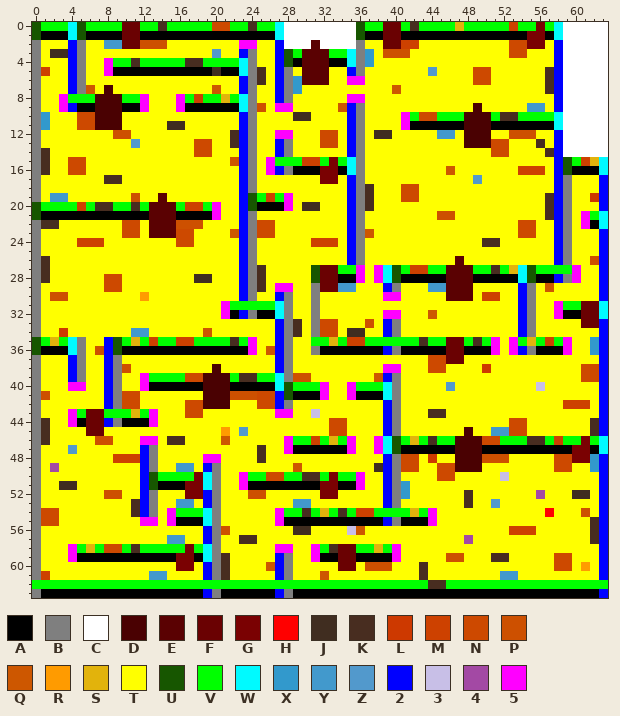
A pixel-art sprite gets an edit: graphics/map1.png. The picture above was drawn from the file before the commit.
The file is 64x64 pixels. Colours within 5 levels of each other are drawn and written as one.
Palette (. is transparent): A #000000  B #7f7f7f  C #ffffff  D #4a0102  E #5a0102  F #6a0102  G #7a0102  H #ff0000  J #402d20  K #482d20  L #cd3900  M #cd4100  N #cd4900  P #cd5000  Q #cd5700  R #ff9b00  S #e2b30c  T #ffff00  U #175600  V #00ff00  W #00faff  X #3299cc  Y #4299cc  Z #5299cc  2 #0000ff  3 #c8bfe7  4 #a349a4  5 #ff00ff
Pixels before (only the part around the change), first column x 0:
 0 UVVVWUVVVVFFVVKVVVVVNNVVKVVWCCCCCCCCUVVFFVKVVVVSVVVVVMVVGVWCCCC
 1 UAAAWUAAAAFFAAAAAAAAAAAAAAAWCCCCCCCCUAAFFAAAAAAAAAAAAAAGGAWCCCC
 2 BTTT2BTTYYFFPPPTTTTTTTT55TT2CCCECCCCBTTFFMMTTTTTTTTTTNNGGT2CCCC
 3 BTJJ2BTTTTTTTTTTTTTTZTT2BTT2UVEEEVVWBXTPPPTTTTTTTTTTTNNTTT2CCCC
 4 BTTT2BTT5VVKVVVVVKKVVVVWBTT2UAEEEAAWBXTTTTTTTTTTTTTTTTTTTT2CCCC
 5 BMTT2BTT5AAAAAAAAAAAJAAWBKT2BTEEETT2BTTTTTTTZTTTTNNTTTTTTK2CCCC
 6 BTTT2BTTTTTTTTTTTTTTTTT2BKT2BXEEETT55TTTTTTTTTTTTNNTTTTTTK2CCCC
 7 BTTT2BQTDTTTTTTTTTTTQTT2BTT2BXTTTTTTTTTTQTTTTTTTTTTTTTTTTK2CCCC
 8 BTT5VVVDDDVV5TTT5VMVVSVWBTT2BTTTTTT55TTTTTTTTTTTTTTTTTTTTT2CCCC
 9 BTT52AADDDAA5TTT5AAAAAAWBPT55TTTTTQ2BTTTTTTTTTTTTDTTTTTYYT2CCCC
10 BXTTTNNDDDTTTTTTTTTTTTT2BTTTTJJTTTT2BTTTT5VNNVVVDDDVKKVVVVWCCCC
11 BXTTTNNDDDTTTTTJJTTTTTT2BTTTTTTTTTT2BTTTT5AAAAAADDDAAAAAAAWCCCC
12 BTTTTTTTTPPTTTTTTTTTTTK2BTT55TTTNNT2BTJJTTTTTYYTDDDTTPPPTT2CCCC
13 BTTTTTTTTTTZTTTTTTNNTTK2BTT2BTTTNNT2BTTTTTTTTTTTDDDNNTTTKT2CCCC
14 BKTTTTTTTTTTTTTTTTNNTTT2BTT2BTTTTTT2BTTTTTTTTTTTTTTNNTTTTK2CCCC
15 BKTTNNTTTTTTTTTTTTTTTTQ2BT5VVVMMVGVWBTTTTTTTTTTTTTTTTTTTTT2UVMS
16 BKTTNNTTTTTTTTTTTTTTTTT2BT52BAAAGGAWBTTTTTTTTTQTTTTTTTMMMT2UAAA
17 BTTTTTTTKKTTTTTTTTTTTTT2BTTTTTTTGGT2BTTTTTTTTTTTTZTTTTTTTT2BTTT
18 BTTTTTTTTTTTTTTTTTTTTTT2BTTTTTTTTTT2BKTTTNNTTTTTTTTTTTTTTT2BTTT
19 BTYYTTTTTTTPTTETTTTTTTT2UVMV5TTTTTT2BKTTTNNTTTTTTTTTTTTTTK2BTTL
20 UVVVVMVKKVVKVEEEVMMV5TT2UAAA5TJJTTT2BKTTTTTTTTTTTTTTTTTTTK2BTTT
21 UAAAAAAAAAAAAEEEAAAA5TT2BTTTTTTTTTT2BTTTTTTTTPPTTTTTTTTTTK2BT5V
22 BKKTTTTTTTNNTEEEPPPTTTT2BNNTTTTTTTT2BTTTTTTTTTTTTTTTTTNNTT2BT5A
23 BTTTTTTTTTNNTEEENNTTTTQ2BNNTTTTTTTT2BQTTTTTTTTTTTTTTTTNNTT2BTTT
24 BTTTTMMMTTTTTTTTNNTTTTT2BTTTTTTMMMT2BTTTTTTTTTTTTTKKTTTTTT2BTTT
25 BTTTTTTTTTTTTTTTTTTTTTT2BTTTTTTTTTT2BTTTTTTTTTTTTTTTTTTTTT2BTTT
26 BKTTTTTTTTTTTTTTTTTTTTT2BTTTTTTTTTT2BTTTTTTTTTTETTTTTTTTTT2BTTP
27 BKTTTTTTTTTTTTTTTTTTTTT2BKTTTTTUFFVV5T5WUVMMVVEEEVVKVSWUVVVV5TT
28 BKTTTTTTNNTTTTTTTTJJTTT2BKTTTTTUFFAA5T5WUAAAAAEEEAAAAAWUAA2B5TT
29 BTTTTTTTNNTTTTTTTTTTTTT2BKT55TTBFFYYTTT2BTTTYYEEETTTTT2BTQTTTTT
30 BTPPTTTTTTTTRTTTTTTTTTT2BTT2BTTBTTTTTTT55TTTTTEEETMMTT2BTTTTTTT
31 BTTTTTTTTTTTTTTTTTTTT5VVVVVWBTTBTTTTTTTTTTTTTTTTTTTTTT2BTT5VVFF
32 BTTTTTTTTTTTTTTTTTTTT5A2BAAWBTTBTTTTTTT55TTTQTTTTTTTTT2BTT5AAFF
33 BTTTTTTTTTTTTTTTTTTTTTTTTTT2BKTBNNTTTPT2BTTTTTTTTTTTTT2BTTTTTFF
34 BTTLTTTTTTTYYTTTTTTQTTTTTTT2BKTBNNTJJTT2BTTTTTTTTTTTTT2BTTTTTTT
35 UVSVWBTT2UVSVMVVMMVVVVKV5TT2BTTVVSVMMVVVVVVKVVFFVKV5T5VSVMV5TTX
36 UAAAWBTP2UAAAAAAAAAAAAAA5TQ2BTTBAAAAAAA2BAAAAAFFAAA5T52BAAA5TTX
37 BTTT2BTT2BTTTTTTTTTTTTTTTTT2BTTTTTTTTTTTTTTTNNFFTTTTTTTTTTTTTTT
38 BTTT2BTT2BPTTTTTTTTTDTTTTTT2BTTTTTTTTTT55TTTNNTTTTLTTTTTTTTTTNN
39 BTTT2BTT2BTT5VVVVNNDDDVKKVVWBPPTTTTTTTQ2BTTTTTTTTTTTTTTTTTTTTNN
40 BTTT55TT2BTT5AAAAAADDDAAAAAWUVVV5TT5VVVWBTTTTTZTTTTTTTTT3TTTTTT
41 BPTTTTTT2BNNTTTTTTTDDDPPPNN2UAAA5TT5AAAWBTTTTTTTTTTTTTTTTTTTTTT
42 BTTTTTTT2BNNTTTTTNNDDDTTTNN2BTTTTTTTTTT2BTTTTTTTTTTTTTTTTTTMMMT
43 BTTT5VFFVVVSV5TTTNNTTTTTTTT55TT3TTTTTTT2BTTTKKTTTTTTTTTTTTTTTTT
44 BKTT5AFF2BAAA5TTTTTTTTTTTTTTTTTTTNNTTTT2BTTTTTTTTTTTTNNTTTTTTTK
45 BKTTTTFFTTTTTTTTTTTTTRTZTTTTTTTTTNNTTTT2BTTTTTTTDTTYYNNTTTTTTTK
46 BKTTTTTPPTTT55TKKTTTTQTTTTTT5VVMVSV5TT5WUVSVKVVDDDNNVVVKKVMVVGV
47 BTTTZTTTTTTT2BTTTTTTTTTTTKTT5AAAAAA5TT5WUAAAAAADDDAAAAAAAAAAGGA
48 BTTTTTTTTMMM2BTTTTT55TTTTKTTTTTTTTTTTTT2BNNTLTTDDDPPPTTTTTNNGGX
The result:
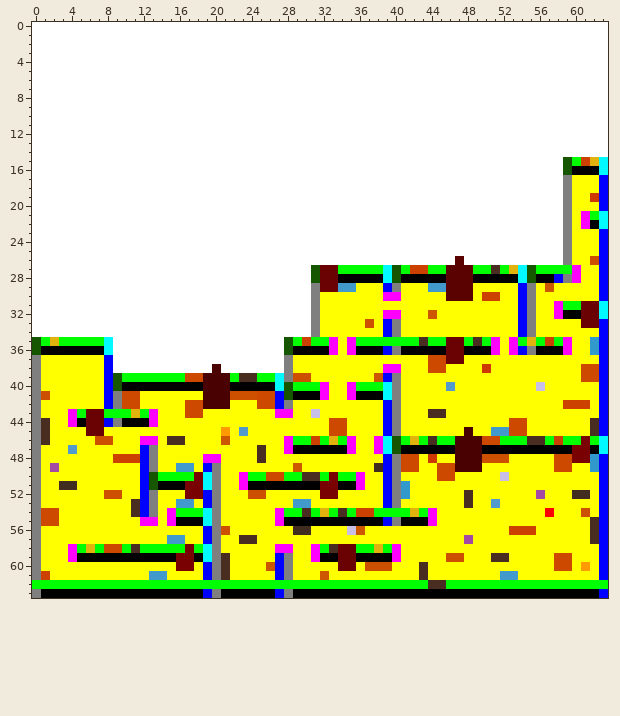
From old to new:
Changed rows in their new state; - is an unchanged pixel.
first column x 0:
 0 CCCCCCCCCCCCCCCCCCCCCCCCCCCC--------CCCCCCCCCCCCCCCCCCCCCCC
 1 CCCCCCCCCCCCCCCCCCCCCCCCCCCC--------CCCCCCCCCCCCCCCCCCCCCCC
 2 CCCCCCCCCCCCCCCCCCCCCCCCCCCC---C----CCCCCCCCCCCCCCCCCCCCCCC
 3 CCCCCCCCCCCCCCCCCCCCCCCCCCCCCCCCCCCCCCCCCCCCCCCCCCCCCCCCCCC
 4 CCCCCCCCCCCCCCCCCCCCCCCCCCCCCCCCCCCCCCCCCCCCCCCCCCCCCCCCCCC
 5 CCCCCCCCCCCCCCCCCCCCCCCCCCCCCCCCCCCCCCCCCCCCCCCCCCCCCCCCCCC
 6 CCCCCCCCCCCCCCCCCCCCCCCCCCCCCCCCCCCCCCCCCCCCCCCCCCCCCCCCCCC
 7 CCCCCCCCCCCCCCCCCCCCCCCCCCCCCCCCCCCCCCCCCCCCCCCCCCCCCCCCCCC
 8 CCCCCCCCCCCCCCCCCCCCCCCCCCCCCCCCCCCCCCCCCCCCCCCCCCCCCCCCCCC
 9 CCCCCCCCCCCCCCCCCCCCCCCCCCCCCCCCCCCCCCCCCCCCCCCCCCCCCCCCCCC
10 CCCCCCCCCCCCCCCCCCCCCCCCCCCCCCCCCCCCCCCCCCCCCCCCCCCCCCCCCCC
11 CCCCCCCCCCCCCCCCCCCCCCCCCCCCCCCCCCCCCCCCCCCCCCCCCCCCCCCCCCC
12 CCCCCCCCCCCCCCCCCCCCCCCCCCCCCCCCCCCCCCCCCCCCCCCCCCCCCCCCCCC
13 CCCCCCCCCCCCCCCCCCCCCCCCCCCCCCCCCCCCCCCCCCCCCCCCCCCCCCCCCCC
14 CCCCCCCCCCCCCCCCCCCCCCCCCCCCCCCCCCCCCCCCCCCCCCCCCCCCCCCCCCC
15 CCCCCCCCCCCCCCCCCCCCCCCCCCCCCCCCCCCCCCCCCCCCCCCCCCCCCCCCCCC
16 CCCCCCCCCCCCCCCCCCCCCCCCCCCCCCCCCCCCCCCCCCCCCCCCCCCCCCCCCCC
17 CCCCCCCCCCCCCCCCCCCCCCCCCCCCCCCCCCCCCCCCCCCCCCCCCCCCCCCCCCC
18 CCCCCCCCCCCCCCCCCCCCCCCCCCCCCCCCCCCCCCCCCCCCCCCCCCCCCCCCCCC
19 CCCCCCCCCCCCCCCCCCCCCCCCCCCCCCCCCCCCCCCCCCCCCCCCCCCCCCCCCCC
20 CCCCCCCCCCCCCCCCCCCCCCCCCCCCCCCCCCCCCCCCCCCCCCCCCCCCCCCCCCC
21 CCCCCCCCCCCCCCCCCCCCCCCCCCCCCCCCCCCCCCCCCCCCCCCCCCCCCCCCCCC
22 CCCCCCCCCCCCCCCCCCCCCCCCCCCCCCCCCCCCCCCCCCCCCCCCCCCCCCCCCCC
23 CCCCCCCCCCCCCCCCCCCCCCCCCCCCCCCCCCCCCCCCCCCCCCCCCCCCCCCCCCC
24 CCCCCCCCCCCCCCCCCCCCCCCCCCCCCCCCCCCCCCCCCCCCCCCCCCCCCCCCCCC
25 CCCCCCCCCCCCCCCCCCCCCCCCCCCCCCCCCCCCCCCCCCCCCCCCCCCCCCCCCCC
26 CCCCCCCCCCCCCCCCCCCCCCCCCCCCCCCCCCCCCCCCCCCCCCC-CCCCCCCCCCC
27 CCCCCCCCCCCCCCCCCCCCCCCCCCCCCCC-----VVV--------------------
28 CCCCCCCCCCCCCCCCCCCCCCCCCCCCCCC-----AAA--------------------
29 CCCCCCCCCCCCCCCCCCCCCCCCCCCCCCC----------------------------
30 CCCCCCCCCCCCCCCCCCCCCCCCCCCCCCC----------------------------
31 CCCCCCCCCCCCCCCCCCCCCCCCCCCCCCC----------------------------
32 CCCCCCCCCCCCCCCCCCCCCCCCCCCCCCC----------------------------
33 CCCCCCCCCCCCCCCCCCCCCCCCCCCCCCC-TT-------------------------
34 CCCCCCCCCCCCCCCCCCCCCCCCCCCCCCC-TT-TT----------------------
35 ----VVVVWCCCCCCCCCCCCCCCCCCCUVM--5T5V----------------------
36 ----AAAAWCCCCCCCCCCCCCCCCCCCUAAA-5T5-----------------------
37 ----TT---CCCCCCCCCCCCCCCCCCC-------------------------------
38 ----TT---CCCCCCCCCCC-CCCCCCC-------------------------------
39 ----TT---UVVV----------------------------------------------
40 ----TT---UAAA----------------------------------------------
Where, in picture pixels (left, top, right, bottom), the same in both pictures:
changed: (32, 22, 563, 391)
